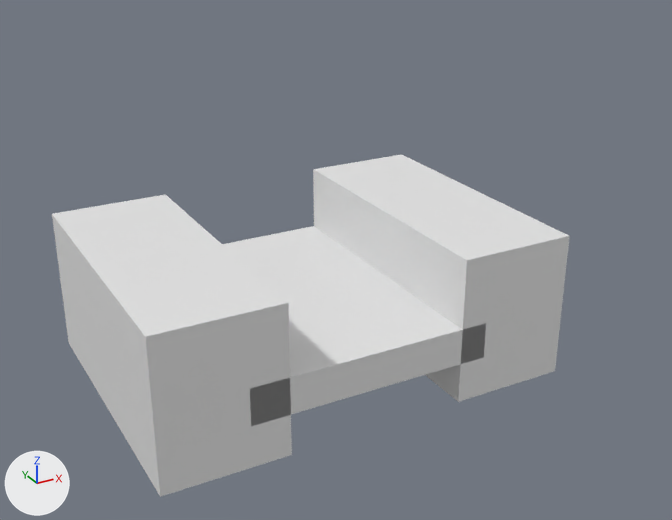
What one commit did to the glTF model src/objects/level1.glb.
Camera for both pictures: a 50 mm lens placed at (-20.3, -41.2, 16.5), pointed at (1.8, -1.0, -3.6). The lights are fixed; the arrows at lower left show +X, +Y and +Z. Where no turn or scale is listed for an object, it has been applied to the vertices. Vertices at the same position are counted once.
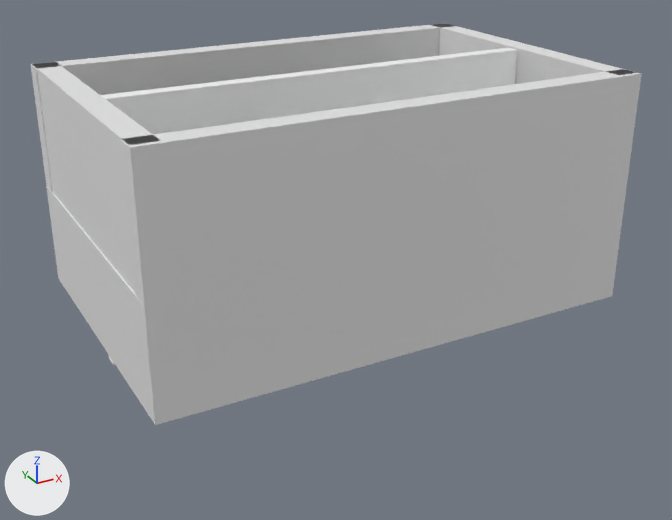
Commit message: starting level 1, or maybe this should be level 2

Changed parts and their boxes (x1, y1, x2, y2) in the pictures (672 x 520 px):
'Cube.005', added
    after: (120, 70, 641, 425)
'Cube', reshaped (not visible afterwards)
    before: (52, 194, 292, 497)
'Cube.002', reshaped (not visible afterwards)
    before: (313, 154, 570, 402)
'Cube.003', reshaped
    before: (222, 226, 486, 426)
    after: (46, 186, 155, 424)
'Cube.001', added
    after: (101, 48, 518, 365)
'Cube.004', added
    after: (30, 23, 451, 192)
'Cube.006', added
    after: (33, 62, 160, 292)
'Cube.007', added
    after: (432, 23, 637, 84)

Diff of the bpy script that builds the scene:
```diff
--- a/src/objects/level1.glb.py
+++ b/src/objects/level1.glb.py
@@ me_cube @@
-me_cube.from_pydata(...)  # 8 vertices, 12 faces; spans x -10.9..-4.4, y -8.0..8.0, z -9.6..-1.6
+me_cube.from_pydata(...)  # 8 vertices, 12 faces; spans x -7.7..12.4, y -8.3..8.3, z -5.6..-4.4
+# me_cube part 1: the whole mesh is rebuilt
 me_cube.materials.append(mat_material_004)
@@ me_cube_003 @@
-me_cube_003.from_pydata(...)  # 8 vertices, 12 faces; spans x 5.2..11.7, y -8.0..8.0, z -9.6..-1.6
-me_cube_003.materials.append(mat_material)  # white #e7e7e7
+me_cube_003.from_pydata(...)  # 8 vertices, 12 faces; spans x 9.2..14.8, y -8.3..8.3, z -5.6..-0.1
+# me_cube_003 part 2: the whole mesh is rebuilt
+me_cube_003.materials.append(mat_material_004)  # white #e7e7e7
@@ me_cube_004 @@
-me_cube_004.from_pydata(...)  # 8 vertices, 12 faces; spans x -6.4..6.6, y -8.0..8.0, z -7.4..-5.4
-me_cube_004.materials.append(mat_material)  # white #e7e7e7
+me_cube_004.from_pydata(...)  # 8 vertices, 12 faces; spans x -10.9..-5.4, y -8.3..8.3, z -5.6..-0.1
+# me_cube_004 part 3: the whole mesh is rebuilt
+me_cube_004.materials.append(mat_material_004)  # white #e7e7e7
@@ ob_cube_007 @@
+ob_cube_007 = bpy.data.objects.new('Cube.007', me_cube_008)  # a box spanning x 13.7..14.9, y -8.1..8.3, z -5.6..6.5; in mat_material_004 (white #e7e7e7)
+ob_cube_007.location = (0.0, 0.0, 0.0)
@@ ob_cube_006 @@
+ob_cube_006 = bpy.data.objects.new('Cube.006', me_cube_007)  # a box spanning x -10.9..-9.6, y -8.1..8.3, z -5.6..6.5; in mat_material_004 (white #e7e7e7)
+ob_cube_006.location = (0.0, 0.0, 0.0)
@@ ob_cube_005 @@
+ob_cube_005 = bpy.data.objects.new('Cube.005', me_cube_006)  # a box spanning x -10.9..14.9, y -8.4..-7.2, z -5.6..6.5; in mat_material_004 (white #e7e7e7)
+ob_cube_005.location = (0.0, 0.0, 0.0)
@@ ob_cube_004 @@
+ob_cube_004 = bpy.data.objects.new('Cube.004', me_cube_005)  # a box spanning x -10.9..14.9, y 7.1..8.4, z -5.6..6.5; in mat_material_004 (white #e7e7e7)
+ob_cube_004.location = (0.0, 0.0, 0.0)
@@ ob_cube_001 @@
+ob_cube_001 = bpy.data.objects.new('Cube.001', me_cube_002)  # a box spanning x -10.5..14.8, y -0.4..0.4, z -6.9..6.4; in mat_glass_t (white #ffffff)
+ob_cube_001.location = (0.0, 0.0, 0.0)
```
